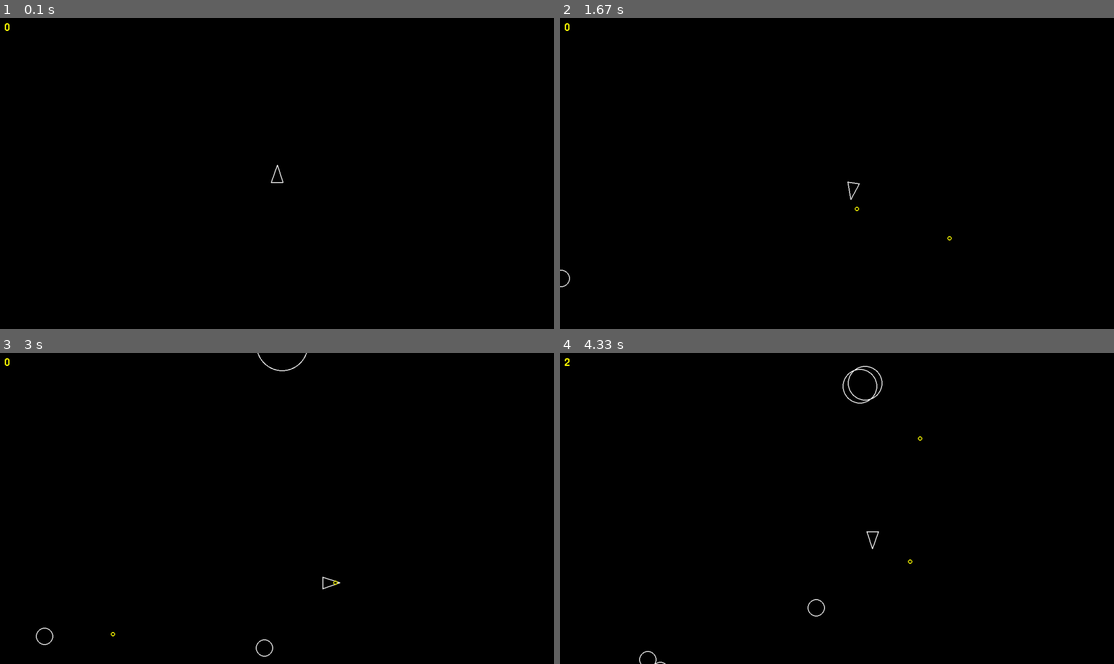
Above: before the commit, frames 1-4 (two rows, left to right).
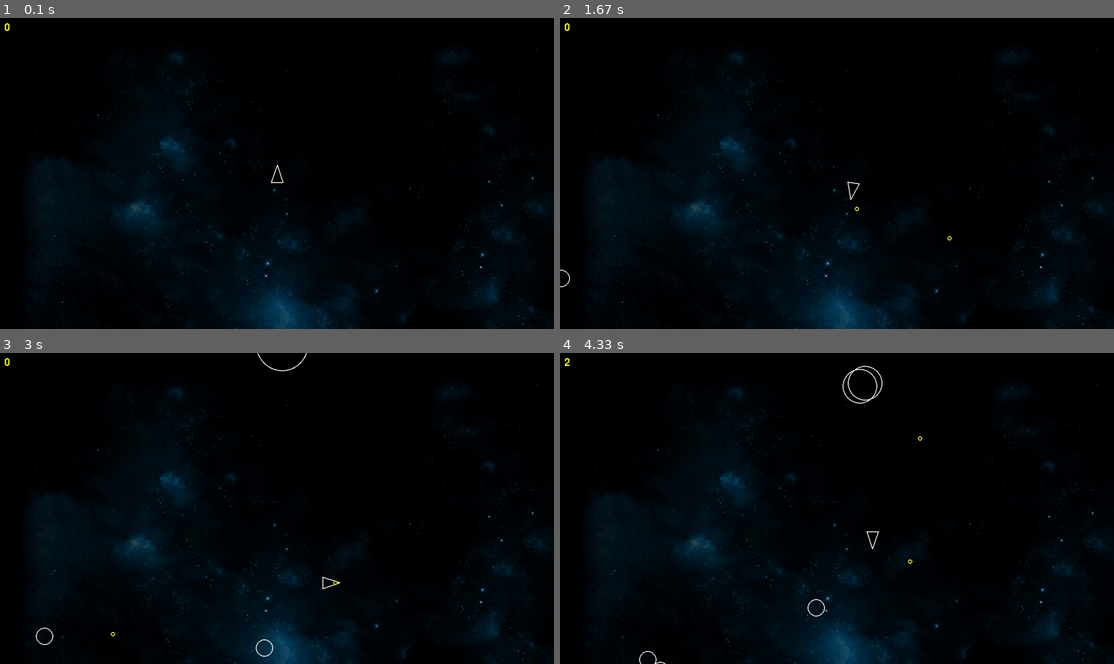
Above: after the commit, the same moments.

Repository: paulhunter/pygame-asteroids
Game: pygame game, started from main.py
The game is run twice, just before and just after one commit, with the same random seed, the same clock (stepped at 60 frames per second) and the same inputs.
Inputs:
- Up to frame 1 (0.1 s): no input
- Up to frame 2 (1.67 s): tap Space at 0.33, 0.73, 1.03, 1.23, 1.57 s; hold Right 0.67-1.13 s; hold Up 1.17-1.47 s; hold Right from 1.5 s (still down)
- Up to frame 3 (3 s): tap Space at 1.87, 2.07, 2.37, 2.63, 2.97 s; release Right at 1.97 s; hold Left 2-2.53 s; hold Down 2.57-2.87 s; hold Left from 2.9 s (still down)
- Up to frame 4 (4.33 s): tap Space at 3.27, 3.4, 3.8, 4.1 s; release Left at 3.3 s; hold Up 3.33-3.7 s; hold Right from 3.73 s (still down)

The runs differ from the first frame. In frame 1, 7.8% of the frame differs, in the area x 4-100%, y 8-100%; in frame 2, 7.8%; in frame 3, 7.8%; in frame 4, 7.8%.

Commit message:
add space background

Diff:
--- a/main.py
+++ b/main.py
@@ -21,7 +21,7 @@
 [ ] Make the objects wrap around the screen
     [x] Player
     [ ] Asteroids
-[ ] Add a background image
+[x] Add a background image
 [ ] Create different weapon types
 [ ] Make the asteroids lumpy instead of round
 [ ] Make the ship have a triangular hitbox
@@ -54,6 +54,9 @@
 
     pygame.font.init()
     font = pygame.font.Font(None, 36)
+
+    # Load the background image, convert for performance.
+    bg = pygame.image.load("bg_space.jpg").convert()
 
     # Time Delta
     dt = 0
@@ -106,7 +109,9 @@
 
 
         # Refresh the canvas
-        screen.fill((0,0,0))
+        # screen.fill((0,0,0))
+        screen.blit(bg, (0,0))
+
         # drawable.draw(screen) - Can't be used as it expects images
         for d in drawable:
             d.draw(screen)
Binary file added: bg_space.jpg
